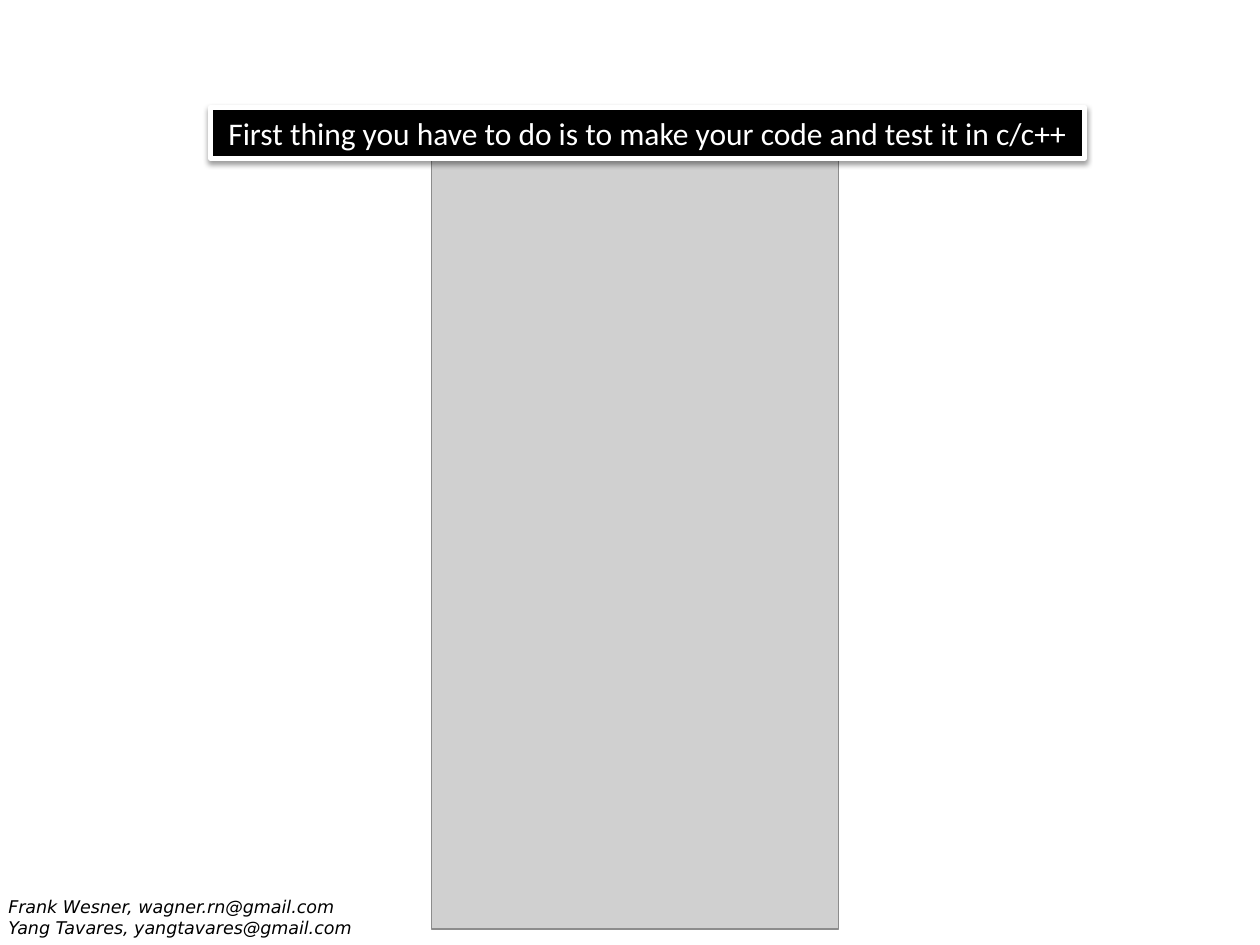
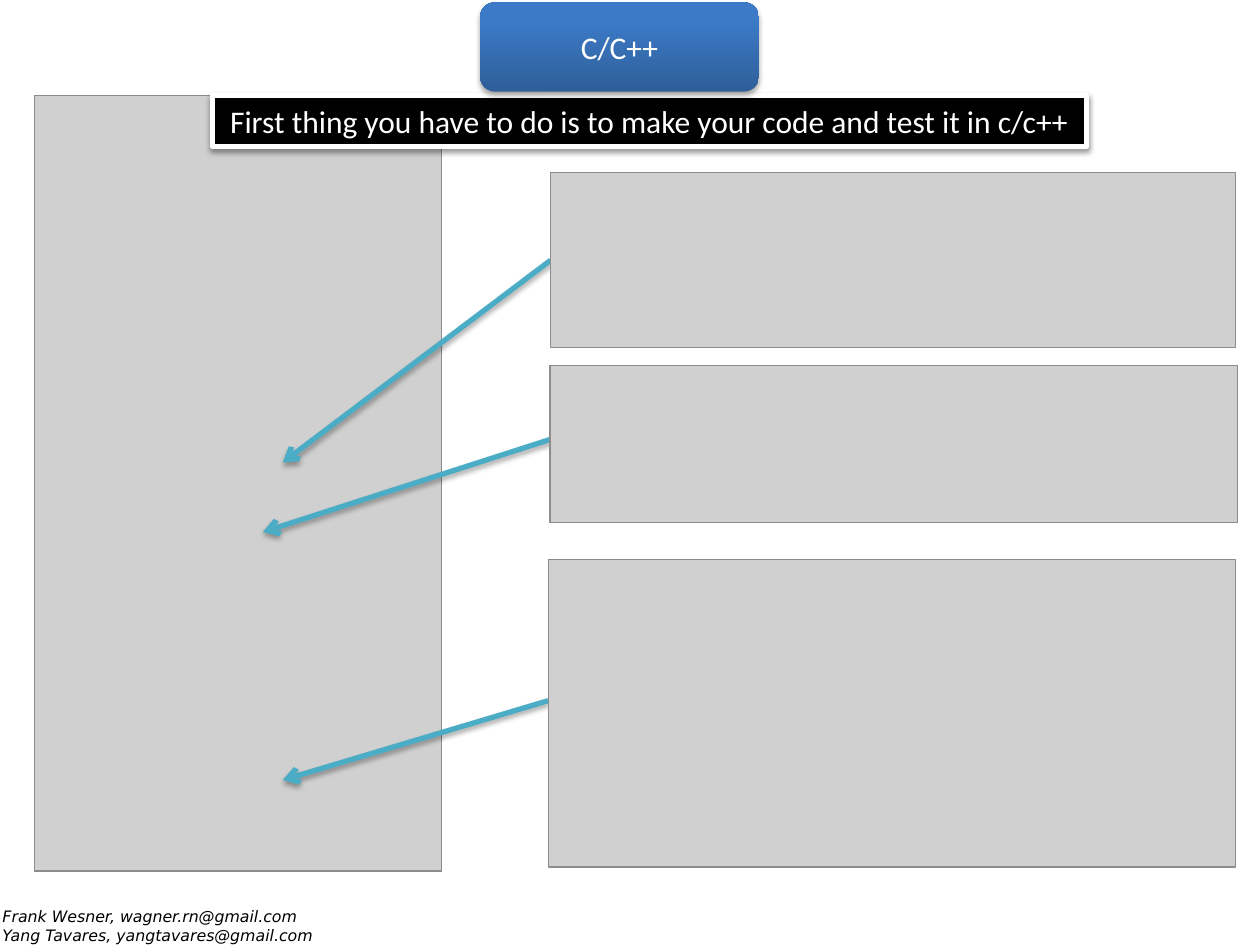
Before and after one commit to wagnerrn/pynq-primenumber, a slide deck: slide 3 of misc/primenumber.pptx (slide 2 before the commit). Drawn at 1260x945 pixels with LibreOffice and Linux fonts; fonts in the diff are those of the drawing; grey boxes stand for pictures; background and template pictures are left out. Boxes give left, top, right and bottom in pixels: in the first picture for what was removed or moved away, otherwise in the second. Text is boxed around its words. In the diff, an @@ line names an element or a change of style, - is before the commit and + after.

```diff
--- a/misc/primenumber.pptx
+++ b/misc/primenumber.pptx
@@ rounded rectangle added at (480,3,759,92), fill gradient #2F5F99 to #3D7CC7 to #3A7CCB, 18 pt, text #FFFFFF @@
+C/C++
@@ picture: place and size @@
-picture at (432,158,839,929)
+picture at (35,96,442,872)
@@ rectangle "First thing you have to ...": place and size @@
-rectangle "First thing you have to ..." at (210,107,1085,158)
+rectangle "First thing you have to ..." at (212,96,1086,146)
@@ picture added at (551,173,1236,348) @@
@@ arrow added from (551, 261) to (282, 462), #4BACC6 3 pt @@
@@ picture added at (551,365,1237,523) @@
@@ arrow added from (552, 438) to (263, 532), #4BACC6 3 pt @@
@@ picture added at (549,559,1236,867) @@
@@ arrow added from (548, 701) to (282, 780), #4BACC6 3 pt @@
@@ text "Frank Wesner, wagner.rn@gmail.com": place and size @@
-text "Frank Wesner, wagner.rn@gmail.com" at (8,899,351,938)
+text "Frank Wesner, wagner.rn@gmail.com" at (2,910,312,944)
@@ text "Frank Wesner, wagner.rn@gmail.com" at (2,910,312,944): size 10 to 9 pt @@
```
Also in this commit, not shown: 32 other slides changed, 2 slides added, 1 slide removed, 1 other file.
